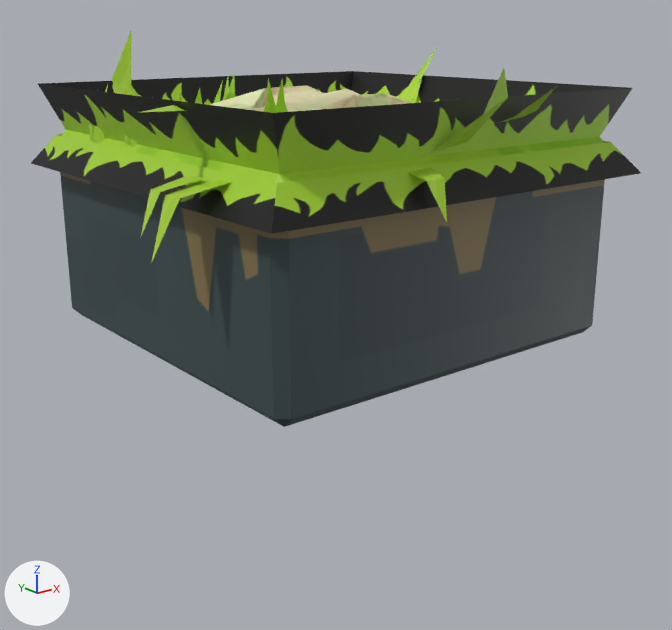
The glTF model tiles/tile_grass_02.glb as it was, and as the next commit left it.
Rendered twice from a camera (50 mm lens) standing at (-1.454, -1.863, 0.261) and looking at (-0.015, -0.064, -0.458). The axes (+X, +Y, +Z) are drawn at lower left. The lights are the same throughout. Vertices at the same position are counted once.

Objects in the first picture: 'tile_grass_02'.
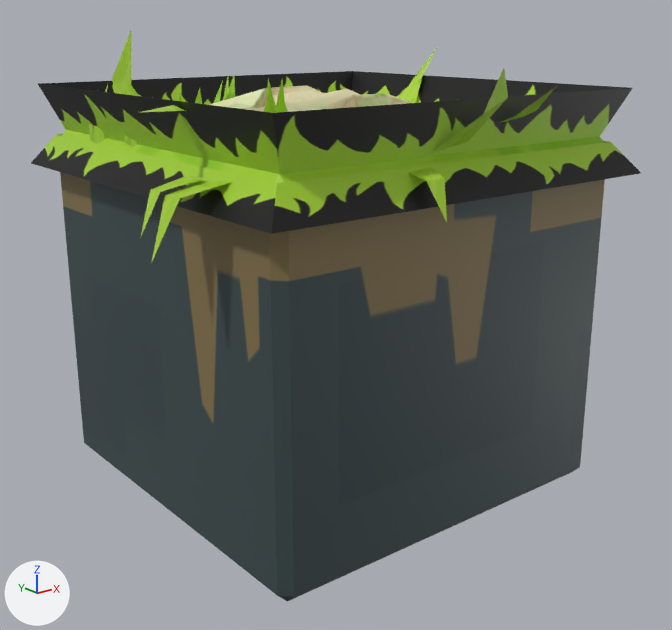
The newer file adds a shape key; the second version is drawn at full value of the shape key 'bottomHeight' of 'tile_grass_02', and the change is written as the vertex moves it makes.

What differs and where, as boxes [x1, y1, x2, y2] in the pictures (672 x 630 px; the box of a moved part takes in the faces that stretch with it):
'tile_grass_02', reshaped (44% taller): before [31, 31, 641, 427]; after [31, 31, 641, 601]
part 1 of me_cube_028, moved or reshaped: before [60, 174, 604, 427]; after [60, 174, 604, 601]

Patch to the scene script:
```diff
--- a/tiles/tile_grass_02.glb.py
+++ b/tiles/tile_grass_02.glb.py
@@ me_cube_028 @@
 me_cube_028.from_pydata(...)  # 273 vertices, 302 faces; spans x -0.654..0.631, y -0.682..0.654, z -0.5..0.248
 # used by ob_tile_grass_02; location = (0.0, 0.0, 0.0)
+# me_cube_028 part 1: all 12 vertices in x -0.5..0.5, y -0.5..0.5, z -0.5..-0.475 are moved by (0.0, 0.0, -0.4)
 me_cube_028.materials.append(mat_tile_grass_1)
```
